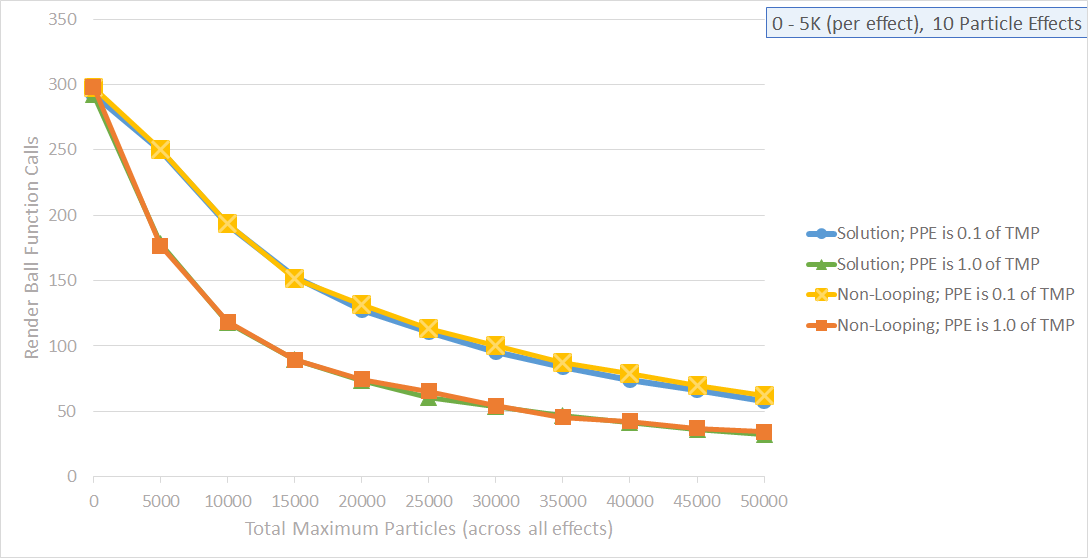
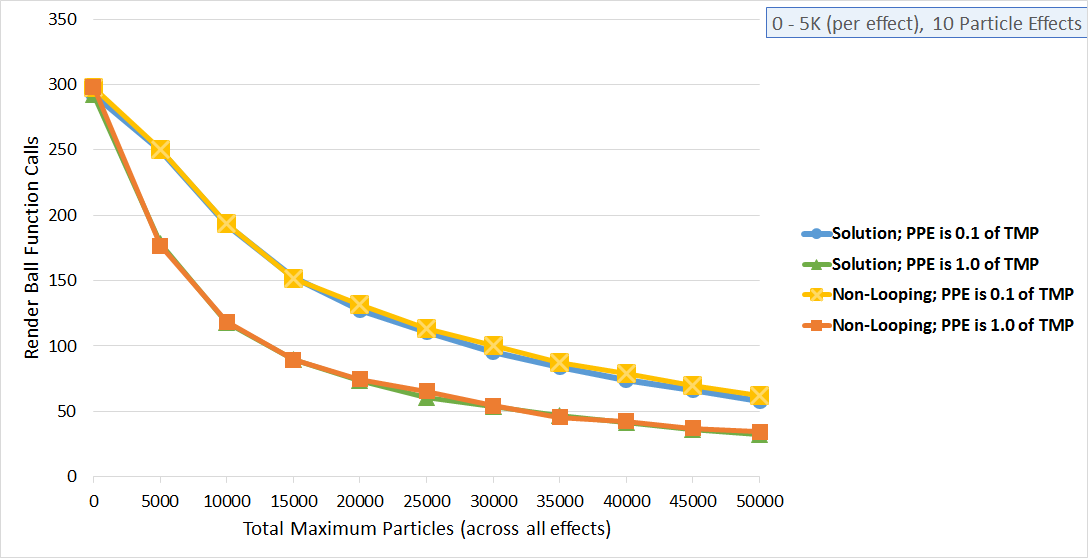
Two versions of the same layered image (1088x558). Layer-by-layer changes:
added layer "Layer 3" above "Layer 2" over [left=23, top=13, right=1075, bottom=539]
